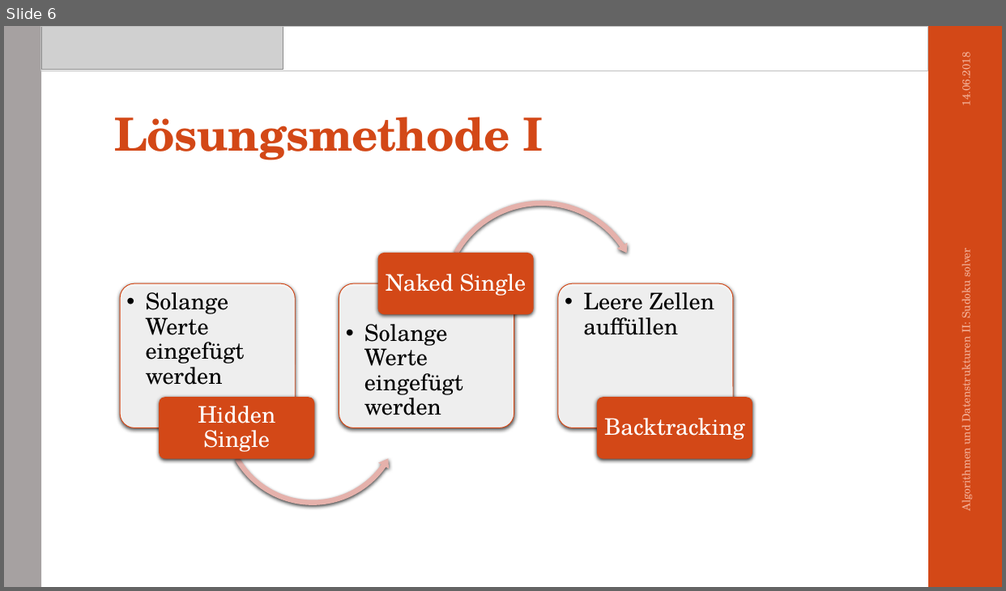
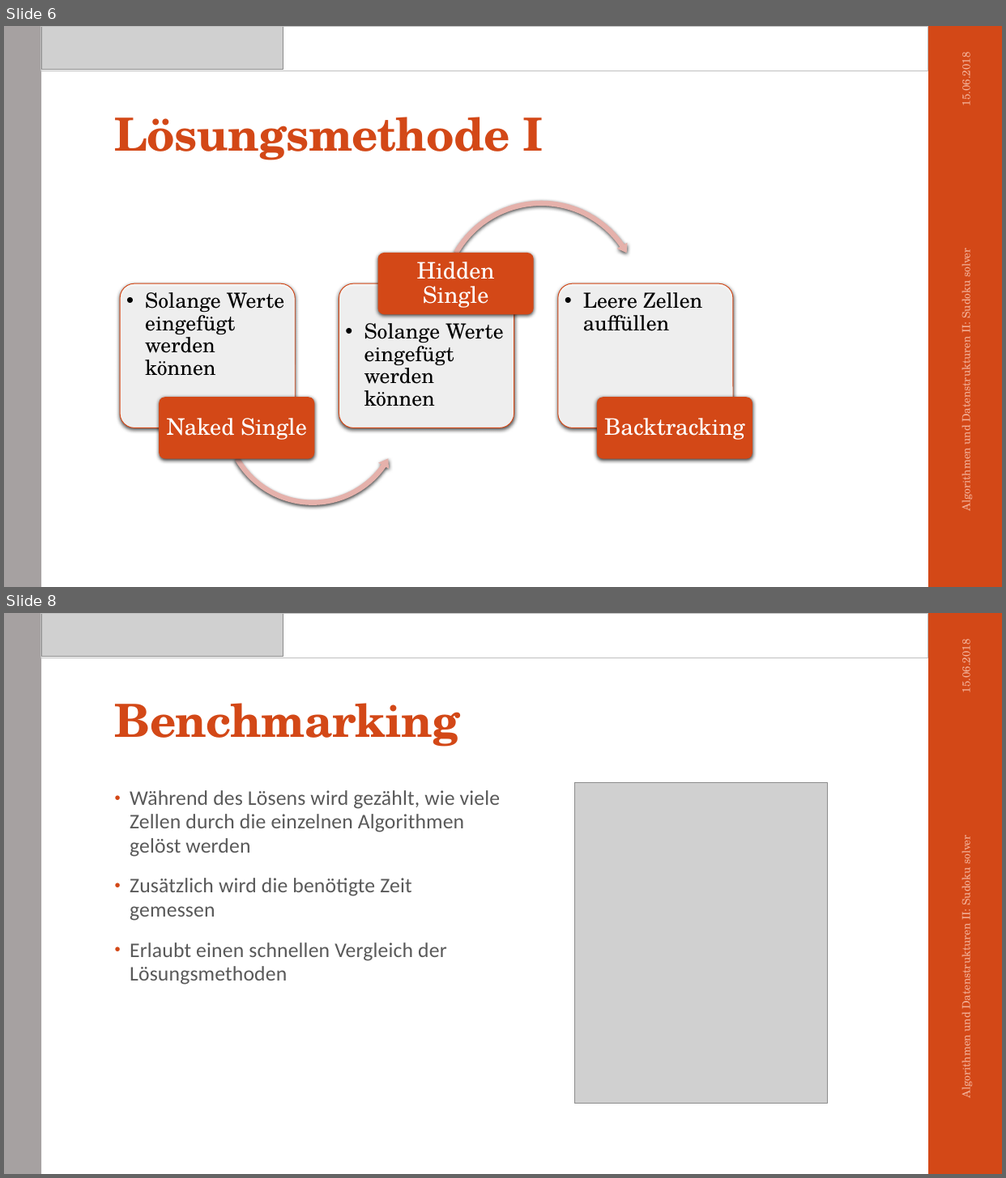
Before and after one commit to ob-algdatii-ss18/leistungsnachweis-mamatofe, a slide deck: Präsentation/sudokusolver.pptx. Shown one above the other, each under a label of ours: slide 6 before the commit, slides 6 and 8 after it; the slides between them are not shown. The pictures are 1006x591 and 1006x1178 pixels, drawn with LibreOffice and Linux fonts; fonts in the diff are those of the drawing; grey boxes stand for pictures. Boxes give left, top, right and bottom in pixels: in the first picture for what was removed or moved away, otherwise in the second. Text is boxed around its words. In the diff, an @@ line names an element or a change of style, - is before the commit and + after.

```diff
--- a/Präsentation/sudokusolver.pptx
+++ b/Präsentation/sudokusolver.pptx
@@ slide 8 added at box(4, 613, 1002, 1174), background #FFFFFF; not listed: 2 template elements that a slide beside it also shows @@
@@ rectangle added at box(40, 613, 928, 658), outline #BFBFBF 0.25 pt @@
@@ picture added at box(41, 614, 283, 657) @@
@@ text added at box(957, 644, 974, 692), 10.5 pt, text #F4B39B @@
+15.06.2018
@@ title added at box(115, 703, 460, 747), 44 pt, text #D34817, bold @@
+Benchmarking
@@ picture added at box(574, 783, 828, 1104) @@
@@ text added at box(130, 814, 464, 985), 20 pt, text #595959 @@
+• Während des Lösens wird gezählt, wie viele Zellen durch die einzelnen Algorithmen gelöst werden
+• Zusätzlich wird die benötigte Zeit gemessen
+• Erlaubt einen schnellen Vergleich der Lösungsmethoden
@@ text added at box(957, 837, 974, 1097), 10.5 pt, text #F4B39B @@
+Algorithmen und Datenstrukturen II: Sudoku solver
@@ slide 6 changed as well @@
@@ text at box(957, 57, 974, 105): text changed @@
-14.06.2018
+15.06.2018
@@ text "Hidden Single": place and size @@
-text "Hidden Single" at box(198, 406, 275, 452)
+text "Hidden Single" at box(417, 262, 495, 308)
@@ text at box(145, 292, 284, 376): text changed; size 22 to 20 pt @@
-  • Solange Werte eingefügt werden
+  • Solange Werte eingefügt werden können
@@ text "Leere Zellen auffüllen" at box(583, 292, 702, 331): size 22 to 20 pt @@
@@ text at box(364, 323, 503, 407): text changed; size 22 to 20 pt @@
-  • Solange Werte eingefügt werden
+  • Solange Werte eingefügt werden können
@@ text "Naked Single": place and size @@
-text "Naked Single" at box(386, 274, 526, 296)
+text "Naked Single" at box(167, 418, 307, 440)
```
Also in this commit, not shown: 6 other slides changed, 1 other slide added.
